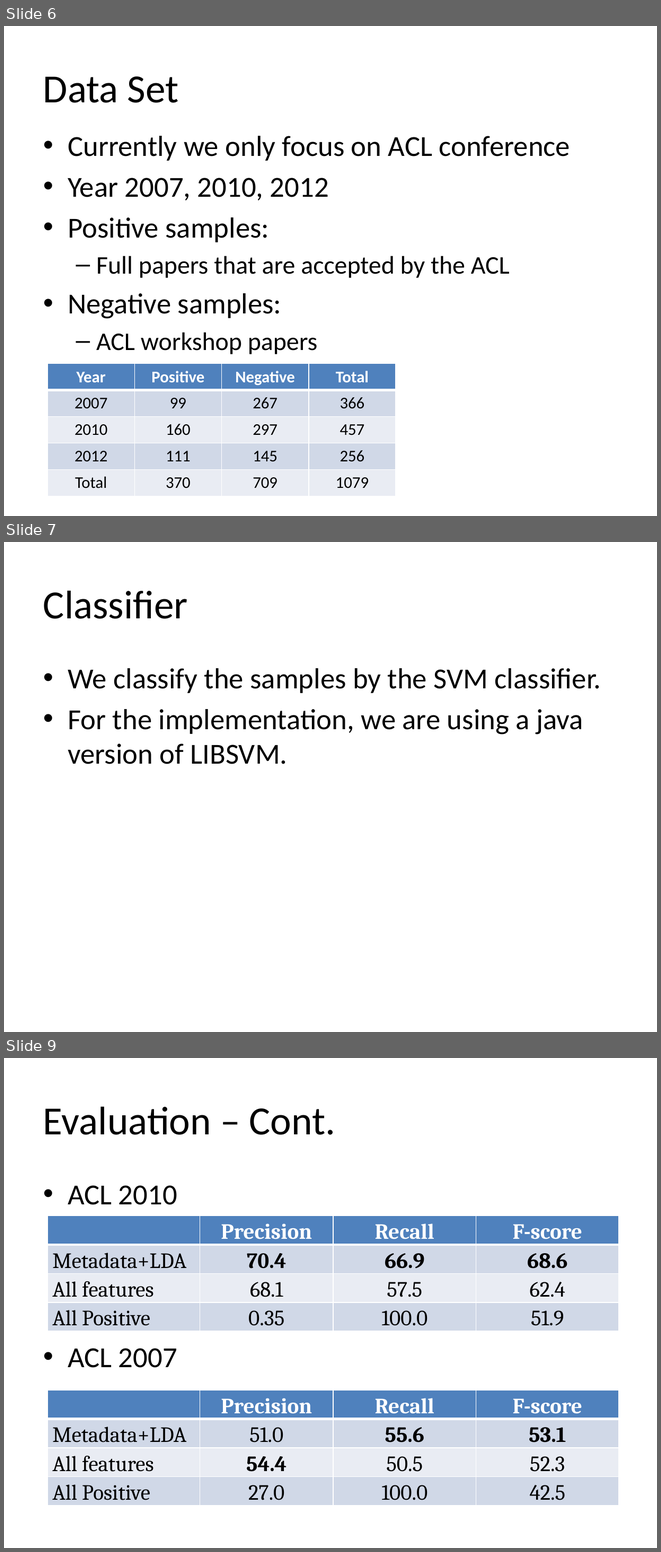
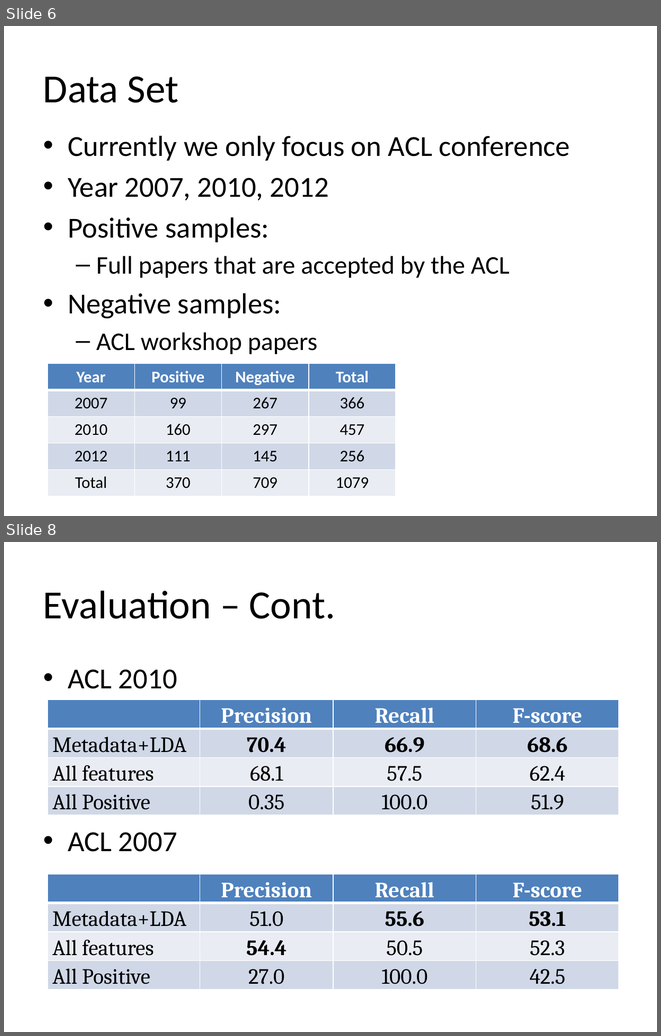
Before and after one commit to Shuyang/uic-automatic-reviewer, a slide deck: project_presentation.pptx. Shown one above the other, each under a label of ours: slides 6, 7 and 9 before the commit, slides 6 and 8 after it; the slides between them are not shown. The pictures are 661x1552 and 661x1036 pixels, drawn with LibreOffice and Linux fonts; fonts in the diff are those of the drawing. Boxes give left, top, right and bottom in pixels: in the first picture for what was removed or moved away, otherwise in the second. Text is boxed around its words. In the diff, an @@ line names an element or a change of style, - is before the commit and + after.

```diff
--- a/project_presentation.pptx
+++ b/project_presentation.pptx
@@ slide 7 removed at (4,542,657,1032), background #FFFFFF @@
@@ title removed at (43,590,188,619) @@
-Classifier
@@ text removed at (68,668,601,764) @@
-• We classify the samples by the SVM classifier.
-• For the implementation, we are using a java version of LIBSVM.
@@ what was slide 9 is now slide 8 @@
```
Also in this commit, not shown: 1 slide changed.
